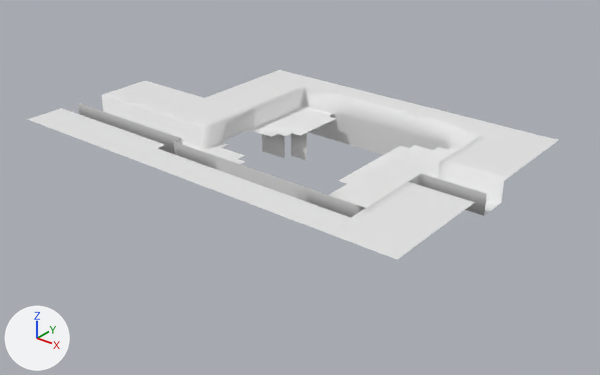
Two versions of the OBJ model Ods217/Assets/Level_Data/lvl_DerelictShip/Meshes/lvl_shipMovingPlatformRoom.obj, one commit apart.
The view is the same before and after, from a 50 mm lens placed at (31.3, -57.1, 31.0), pointed at (-11.2, -4.1, -1.9). The axes (+X, +Y, +Z) are drawn at lower left. The lights are the same throughout. Where no turn or scale is listed for an object, it has been applied to the vertices. Vertices at the same position are counted once.
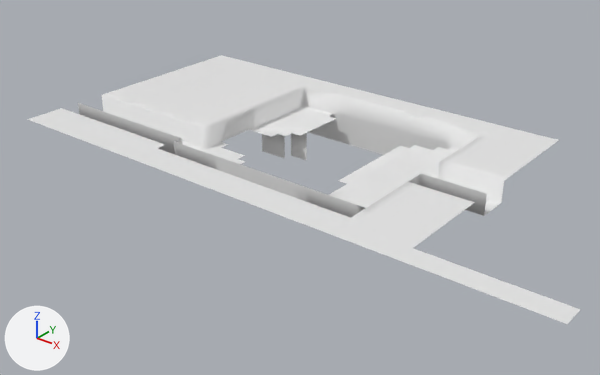
Changed parts and their boxes [x1, y1, x2, y2] in the pictures (600 x 375 px):
'Default', reshaped (41% taller): before [27, 70, 559, 260]; after [27, 55, 580, 324]
part 1 of me_default, added: after [398, 248, 580, 324]
part 2 of me_default, added: after [145, 55, 278, 98]

What changed in the scene script:
```text
Change me_default:
    used by ob_default; location = (0.0, 0.0, 0.0)
    remove me_default.from_pydata(...)  # 1000 vertices, 1666 faces; spans x -36.0..6.0, y -15.0..12.0, z -3.0..2.0
    add me_default.from_pydata(...)  # 1144 vertices, 1930 faces; spans x -36.0..18.0, y -15.0..12.0, z -3.0..2.0
    me_default part 1
    36 vertices are added at x 7.0..18.0, y -15.0..-13.0, z 2.0
    48 new faces join them
    me_default part 2
    4 vertices are added at (-36.0, 10.0, 2.0), (-36.0, 11.0, 2.0), (-36.0, 9.0, 2.0), (-36.0, 12.0, 2.0)
    20 new vertices lie (-1.0, 1.0, 0.0) away from vertices in x -35.0..-27.0, y 0.0..11.0, z 2.0
    18 new vertices lie (-1.0, 1.0, 0.0) away from vertices in x -35.0..-28.0, y 1.0..11.0, z 2.0
    16 new vertices lie (-1.0, 1.0, 0.0) away from vertices in x -35.0..-29.0, y 2.0..11.0, z 2.0
    14 new vertices lie (-1.0, 1.0, 0.0) away from vertices in x -35.0..-30.0, y 3.0..11.0, z 2.0
    12 new vertices lie (-1.0, 1.0, 0.0) away from vertices in x -35.0..-31.0, y 4.0..11.0, z 2.0
    10 new vertices lie (-1.0, 1.0, 0.0) away from vertices in x -35.0..-32.0, y 5.0..11.0, z 2.0
    8 new vertices lie (-1.0, 1.0, 0.0) away from vertices in x -35.0..-33.0, y 6.0..11.0, z 2.0
    6 new vertices lie (-1.0, 1.0, 0.0) away from vertices in x -35.0..-34.0, y 7.0..11.0, z 2.0
    216 new faces join them
```
